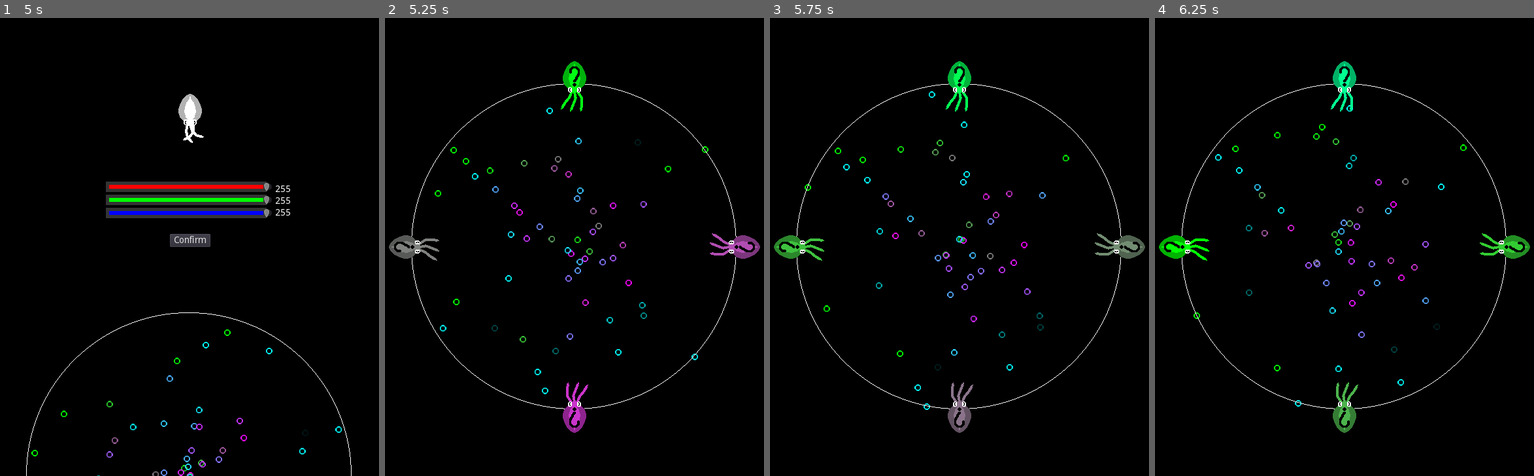
Above: before the commit, frames 1-4 (left to right).
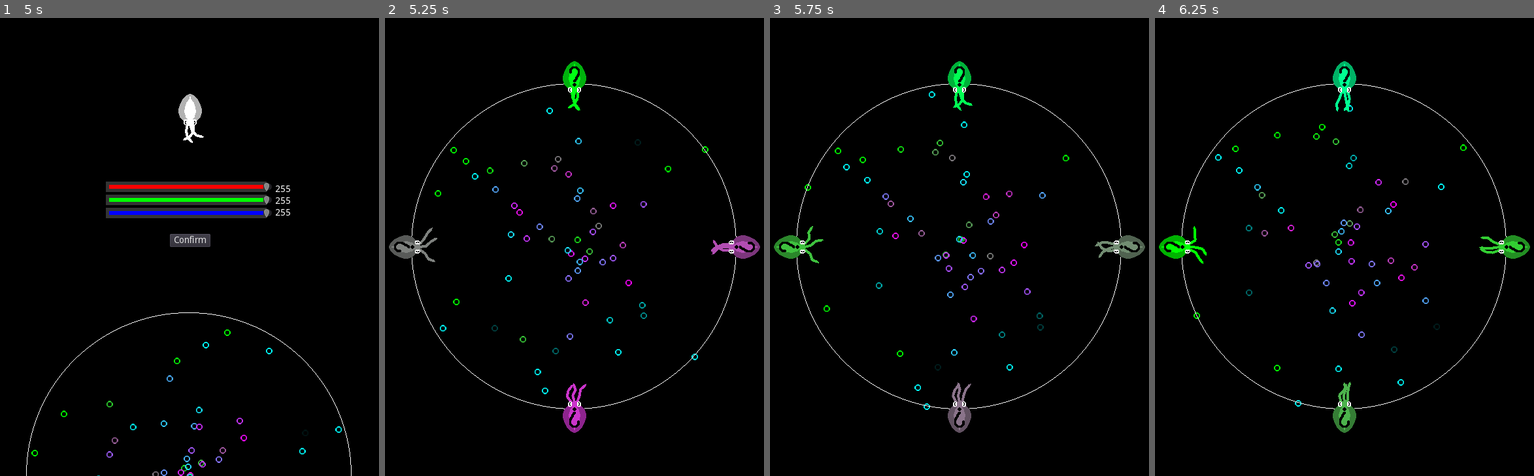
Above: after the commit, the same moments.

Repository: the-alex-g/NetworkedSquidGame
Game: Godot game, scene res://PlayerIntegration/Lobby/Lobby.tscn
Two runs of this game, one before a commit and one after it. Both use one fixed random seed, a clock stepped at 60 frames per second and the inputs below.
Inputs:
- Up to frame 1 (5 s): hold D (clockwise) 0.53-1.28 s; tap A (counterclockwise) at 1.35 s; tap Space (shoot) at 2.1 s; tap D (clockwise) at 2.85 s; click "Host" at 3.5 s; click "Confirm" at 4.25 s
- Up to frame 2 (5.25 s): click "Confirm" at 5 s
- Up to frame 3 (5.75 s): no input
- Up to frame 4 (6.25 s): hold A (counterclockwise) from 5.78 s (still down)

Frame 1 is identical in both runs. In frame 2, 0.4% of the frame differs, in the area x 9-91%, y 16-84%; in frame 3, 0.4%; in frame 4, 0.4%.

Commit message:
Add squids wave arms during wait time

Diff:
--- a/project/PlayerIntegration/WaitingArea/PlayerIndicator.gd
+++ b/project/PlayerIntegration/WaitingArea/PlayerIndicator.gd
@@ -6,6 +6,9 @@
 	var secs = rand_range(0,6)
 	$AnimationPlayer.play("Fade")
 	$AnimationPlayer.seek(secs, true)
+	secs = rand_range(0,8)
+	$WaveArms.play("Wave_Arms")
+	$WaveArms.seek(secs, true)
 
 func _process(_delta):
 	if color != null:
--- a/project/PlayerIntegration/WaitingArea/PlayerIndicator.tscn
+++ b/project/PlayerIntegration/WaitingArea/PlayerIndicator.tscn
@@ -1,8 +1,9 @@
-[gd_scene load_steps=5 format=2]
+[gd_scene load_steps=6 format=2]
 
 [ext_resource path="res://PlayerIntegration/WaitingArea/PlayerIndicator.gd" type="Script" id=1]
 [ext_resource path="res://Art/SquidBody.tscn" type="PackedScene" id=2]
 [ext_resource path="res://Art/QuestionMark.png" type="Texture" id=3]
+[ext_resource path="res://Wave_Arms.tres" type="Animation" id=4]
 
 [sub_resource type="Animation" id=1]
 resource_name = "Fade"
@@ -27,7 +28,34 @@
 [node name="SquidBody" parent="." instance=ExtResource( 2 )]
 
 [node name="ColoredSquidParts" parent="SquidBody" index="0"]
-modulate = Color( 0.279297, 0.720703, 0.279297, 1 )
+modulate = Color( 0, 1, 0, 1 )
+
+[node name="LowerArm" parent="SquidBody/ColoredSquidParts/Arms/Arm1" index="0"]
+rotation = 0.194335
+
+[node name="UpperArm" parent="SquidBody/ColoredSquidParts/Arms/Arm1/LowerArm" index="0"]
+rotation = 0.178579
+
+[node name="ArmTip" parent="SquidBody/ColoredSquidParts/Arms/Arm1/LowerArm/UpperArm" index="0"]
+rotation = 0.351206
+
+[node name="LowerArm" parent="SquidBody/ColoredSquidParts/Arms/Arm2" index="0"]
+rotation = -0.189293
+
+[node name="UpperArm" parent="SquidBody/ColoredSquidParts/Arms/Arm2/LowerArm" index="0"]
+rotation = 0.414929
+
+[node name="ArmTip" parent="SquidBody/ColoredSquidParts/Arms/Arm2/LowerArm/UpperArm" index="0"]
+rotation = -0.489554
+
+[node name="LowerArm" parent="SquidBody/ColoredSquidParts/Arms/Arm3" index="0"]
+rotation = -0.457247
+
+[node name="UpperArm" parent="SquidBody/ColoredSquidParts/Arms/Arm3/LowerArm" index="0"]
+rotation = 0.783768
+
+[node name="ArmTip" parent="SquidBody/ColoredSquidParts/Arms/Arm3/LowerArm/UpperArm" index="0"]
+rotation = 0.419849
 
 [node name="Sprite" type="Sprite" parent="SquidBody"]
 position = Vector2( 0, -260 )
@@ -36,4 +64,7 @@
 [node name="AnimationPlayer" type="AnimationPlayer" parent="."]
 anims/Fade = SubResource( 1 )
 
+[node name="WaveArms" type="AnimationPlayer" parent="."]
+anims/Wave_Arms = ExtResource( 4 )
+
 [editable path="SquidBody"]
